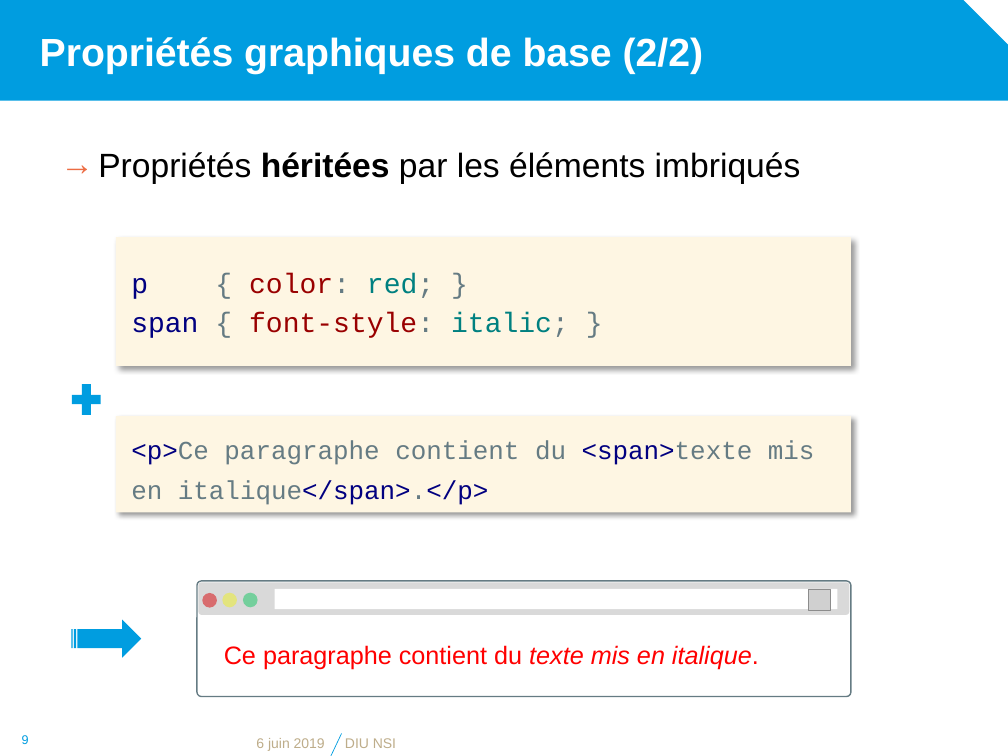
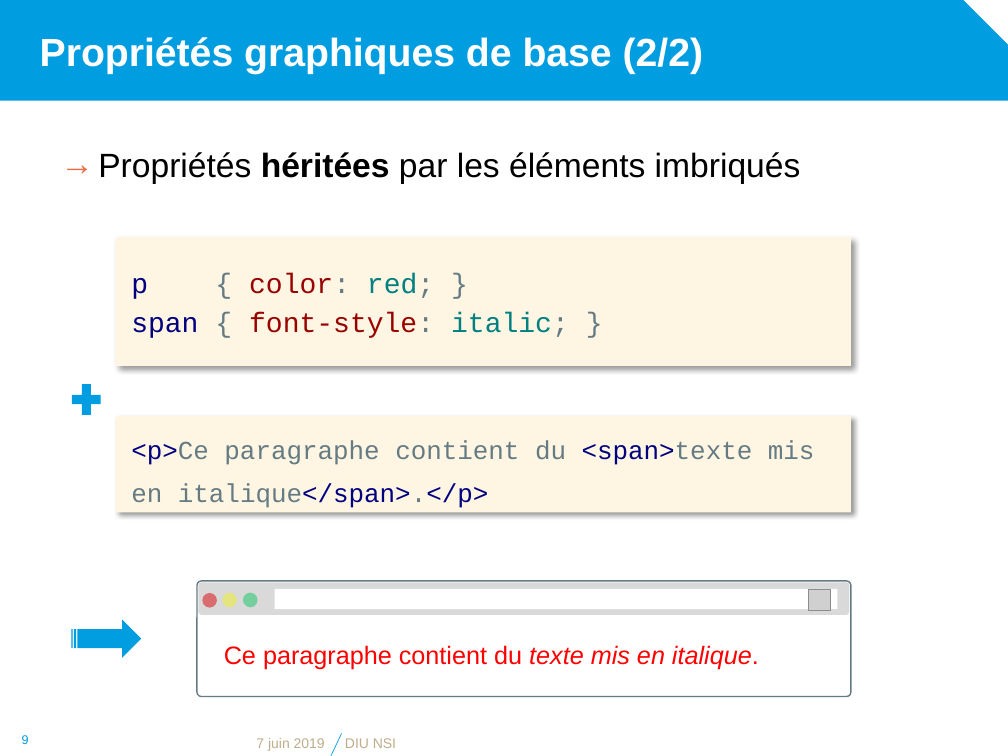
Before and after one commit to diu-uf-bordeaux/bloc1, a slide deck: slide 9 of web/3-CSS/css.pptx. Drawn at 1008x756 pixels with LibreOffice and Linux fonts; fonts in the diff are those of the drawing; grey boxes stand for pictures; background and template pictures are left out. Boxes give left, top, right and bottom in pixels: in the first picture for what was removed or moved away, otherwise in the second. Text is boxed around its words. In the diff, an @@ line names an element or a change of style, - is before the commit and + after.

```diff
--- a/web/3-CSS/css.pptx
+++ b/web/3-CSS/css.pptx
@@ rectangle "<p>Ce paragraphe contient du <span>texte ..." at (116, 416, 851, 513): line spacing 1.3 to 1.4 @@
@@ text at (256, 738, 325, 751): text changed @@
-6 juin 2019
+7 juin 2019
```
Also in this commit, not shown: 18 other slides changed, 3 other files.
